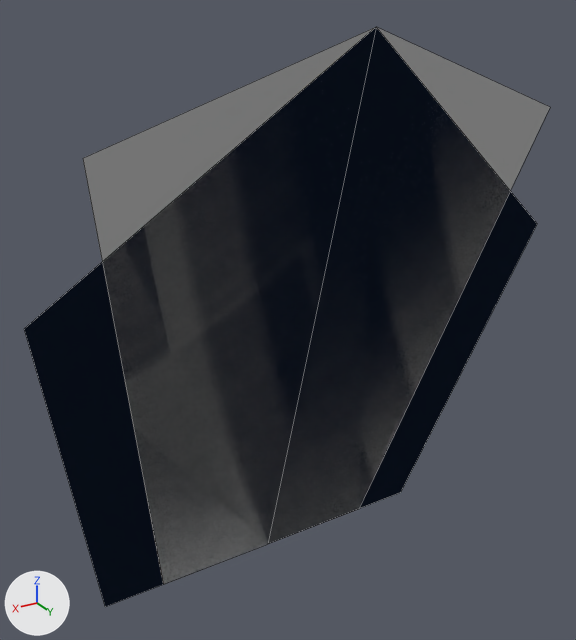
Before and after pictures for a commit that changed the Blender file Blends/Lobby.blend.
The view is the same before and after, from a 50 mm lens placed at (1.13, 1.76, 1.86), pointed at (0.04, -0.05, 0.96). The axes (+X, +Y, +Z) are drawn at lower left. The lights are the same throughout. Mesh edges are drawn as thin lines. The same objects are shown in both versions, whatever each file hides.

In view in the first picture: 'Door', 'Door.001'.
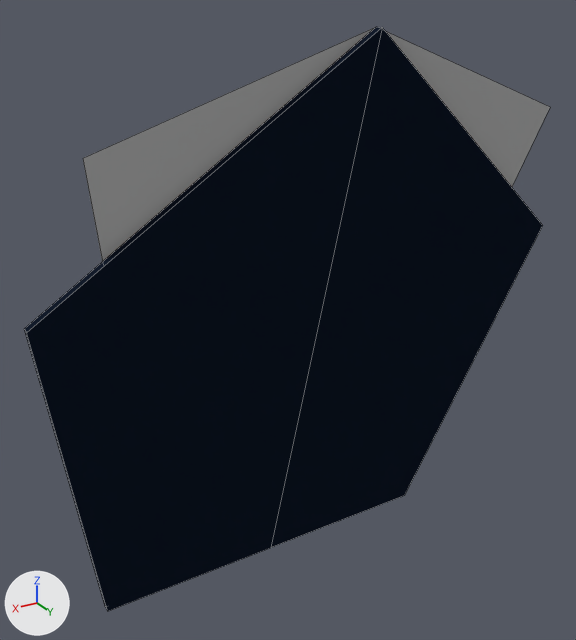
Edits to the bpy script that builds the scene:
```text
Change me_door_2:
    used by ob_door; location = (0.0, 0.0, 0.0)
    remove me_door_2.from_pydata(...)  # 8 vertices, 2 faces; spans x -0.8..0.8, y -0.26..0.26, z 0.0..1.76
    add me_door_2.from_pydata(...)  # 16 vertices, 12 faces; spans x -0.8..0.8, y -0.26..0.28, z 0.0..1.76
    me_door_2 part 1
    8 vertices are added at x -0.8..0.8, y -0.24..0.28, z 0.0..1.76
    10 new faces join them
```

Pixel boxes [x1, y1, x2, y2] of what changed, in the pictures (576 x 640 px):
'Door', reshaped
    before: [24, 27, 537, 607]
    after: [24, 27, 543, 611]
part 1 of me_door_2, added (black)
    after: [24, 27, 543, 611]
'Door.001', unchanged, covered by the edit
    before: [83, 28, 550, 584]
    after: [83, 28, 550, 262]
